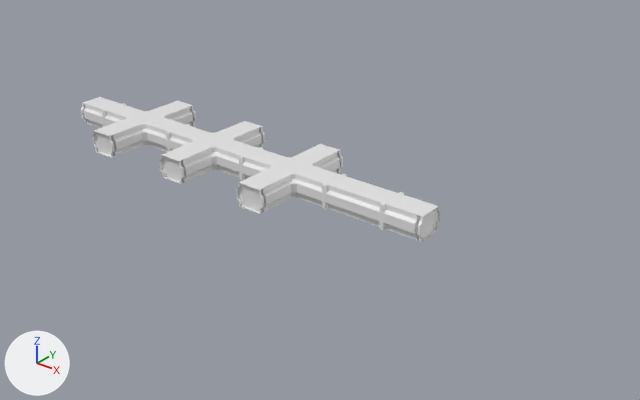
An edit to the FBX model Assets/Level2/FBX AND TEXTURE/corrider1/Corrider.fbx, drawn before and after from the same camera.
One viewpoint serves both versions: a 50 mm camera at (55.3, -69.6, 45.4) aimed at (-4.4, 5.0, -0.8). Every picture has the same lights, and +X, +Y and +Z are marked at lower left. Where no turn or scale is listed for an object, it has been applied to the vertices.
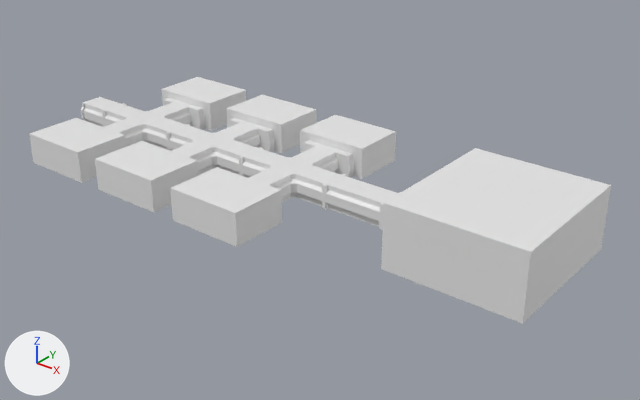
Scene script edits in JSON lines:
```json
{"op": "add", "block": "me_cube_011_1", "code": ["me_cube_011_1 = bpy.data.meshes.new('Cube.011')", "me_cube_011_1.from_pydata(...)  # 168 vertices, 156 faces; spans x -0.9..0.9, y -0.67..0.67, z -0.42..0.32"]}
{"op": "add", "block": "me_cube_030", "code": ["me_cube_030 = bpy.data.meshes.new('Cube.030')", "me_cube_030.from_pydata(...)  # 104 vertices, 70 faces; spans x -3.76..3.76, y -0.5..0.49, z -0.5..2.5", "me_cube_030.materials.append(mat_door)  # white #e7e7e7"]}
{"op": "add", "block": "me_cube_031", "code": ["me_cube_031 = bpy.data.meshes.new('Cube.031')", "me_cube_031.from_pydata(...)  # 104 vertices, 70 faces; spans x -3.76..3.76, y -0.5..0.49, z -0.5..2.5", "me_cube_031.materials.append(mat_door)  # white #e7e7e7"]}
{"op": "add", "block": "me_cube_005", "code": ["me_cube_005 = bpy.data.meshes.new('Cube.005')", "me_cube_005.from_pydata(...)  # 168 vertices, 156 faces; spans x -1.64..1.64, y -0.67..2.22, z -1.05..0.32"]}
{"op": "add", "block": "ob_cube_013", "code": ["ob_cube_013 = bpy.data.objects.new('Cube.013', me_cube_011_1)", "ob_cube_013.location = (-8.0, 15.15, 1.73)", "ob_cube_013.rotation_euler = (0.0, 0.0, 3.142)  # degrees (0, 0, 180)", "ob_cube_013.scale = (-5.44, -5.44, -5.44)"]}
{"op": "add", "block": "ob_cube", "code": ["ob_cube = bpy.data.objects.new('Cube', me_cube_011_1.copy())", "ob_cube.location = (-34.0, -7.14, 1.73)", "ob_cube.scale = (-5.44, -5.44, -5.44)"]}
{"op": "add", "block": "ob_cube_016", "code": ["ob_cube_016 = bpy.data.objects.new('Cube.016', me_cube_030)", "ob_cube_016.location = (-8.0, 11.01, 0.5)"]}
{"op": "add", "block": "ob_cube_017", "code": ["ob_cube_017 = bpy.data.objects.new('Cube.017', me_cube_031)", "ob_cube_017.location = (-21.0, 11.01, 0.5)"]}
{"op": "add", "block": "ob_cube_018", "code": ["ob_cube_018 = bpy.data.objects.new('Cube.018', me_cube_031.copy())", "ob_cube_018.location = (-34.0, 11.01, 0.5)"]}
{"op": "add", "block": "ob_cube_019", "code": ["ob_cube_019 = bpy.data.objects.new('Cube.019', me_cube_011_1.copy())", "ob_cube_019.location = (-21.01, 15.15, 1.73)", "ob_cube_019.rotation_euler = (0.0, 0.0, 3.142)  # degrees (0, 0, 180)", "ob_cube_019.scale = (-5.44, -5.44, -5.44)"]}
{"op": "add", "block": "ob_cube_001", "code": ["ob_cube_001 = bpy.data.objects.new('Cube.001', me_cube_011_1.copy())", "ob_cube_001.location = (-21.0, -7.14, 1.73)", "ob_cube_001.scale = (-5.44, -5.44, -5.44)"]}
{"op": "add", "block": "ob_cube_020", "code": ["ob_cube_020 = bpy.data.objects.new('Cube.020', me_cube_011_1.copy())", "ob_cube_020.location = (-34.01, 15.15, 1.73)", "ob_cube_020.rotation_euler = (0.0, 0.0, 3.142)  # degrees (0, 0, 180)", "ob_cube_020.scale = (-5.44, -5.44, -5.44)"]}
{"op": "add", "block": "ob_cube_011", "code": ["ob_cube_011 = bpy.data.objects.new('Cube.011', me_cube_005)", "ob_cube_011.location = (15.15, 3.86, 1.73)", "ob_cube_011.rotation_euler = (0.0, 0.0, 1.571)  # degrees (0, 0, 90)", "ob_cube_011.scale = (-5.44, -5.44, -5.44)"]}
{"op": "add", "block": "ob_cube_012", "code": ["ob_cube_012 = bpy.data.objects.new('Cube.012', me_cube_011_1.copy())", "ob_cube_012.location = (-8.0, -7.14, 1.73)", "ob_cube_012.scale = (-5.44, -5.44, -5.44)"]}
```

Boxes [x1, y1, x2, y2] around the edits, measured in the pictures (640 x 400 px):
```json
{"object": "Cube.011", "change": "added", "after": [381, 148, 611, 324]}
{"object": "Cube.012", "change": "added", "after": [170, 167, 282, 247]}
{"object": "Cube.001", "change": "added", "after": [95, 141, 199, 212]}
{"object": "Cube", "change": "added", "after": [29, 118, 126, 183]}
{"object": "Cube.013", "change": "added", "after": [300, 115, 396, 179]}
{"object": "Cube.019", "change": "added", "after": [226, 95, 317, 153]}
{"object": "Cube.020", "change": "added", "after": [161, 77, 246, 131]}
{"object": "Cube.016", "change": "added", "after": [302, 140, 354, 177]}
{"object": "Cube.017", "change": "added", "after": [228, 118, 275, 152]}
{"object": "Cube.018", "change": "added", "after": [163, 98, 205, 129]}
{"object": "Plane.001", "change": "unchanged, covered by the edit", "before": [383, 194, 431, 239]}
```
